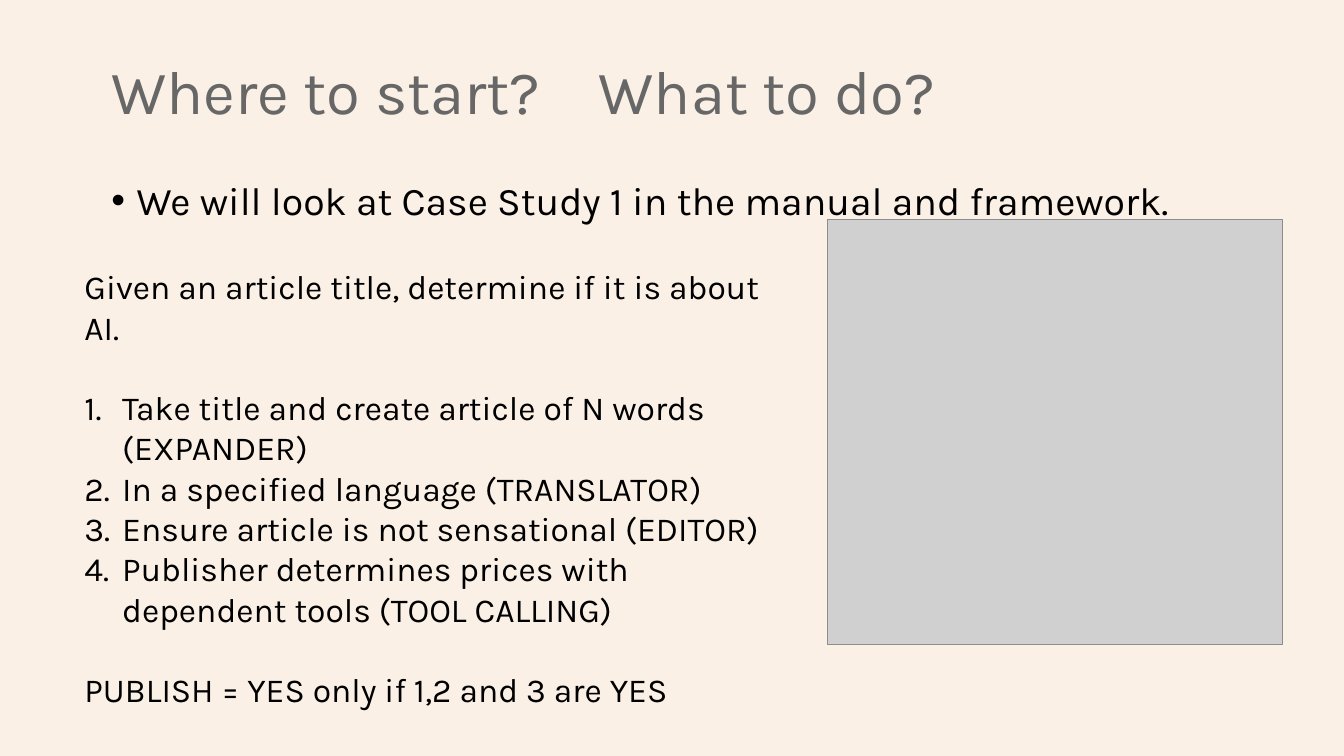
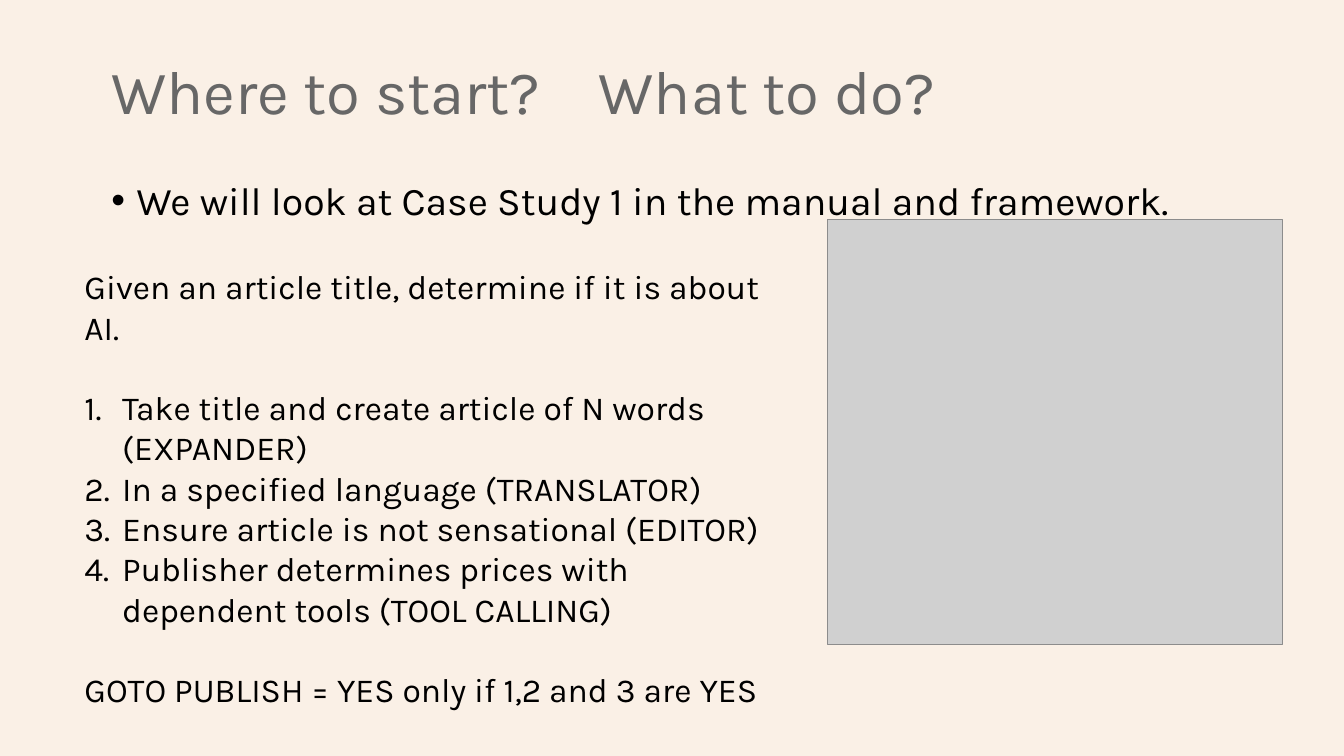
Before and after one commit to Python-Test-Engineer/eval-framework, a slide deck: slide 15 of PYDATA_SOUTHAMPTON_16SEP2025.pptx. Drawn at 1344x756 pixels with LibreOffice and Linux fonts; fonts in the diff are those of the drawing; grey boxes stand for pictures. Boxes give left, top, right and bottom in pixels: in the first picture for what was removed or moved away, otherwise in the second. Text is boxed around its words. In the diff, an @@ line names an element or a change of style, - is before the commit and + after.

Commit message:
edits

```diff
--- a/PYDATA_SOUTHAMPTON_16SEP2025.pptx
+++ b/PYDATA_SOUTHAMPTON_16SEP2025.pptx
@@ text at [84, 679, 758, 711]: text changed @@
-PUBLISH = YES only if 1,2 and 3 are YES
+GOTO PUBLISH = YES only if 1,2 and 3 are YES
```
